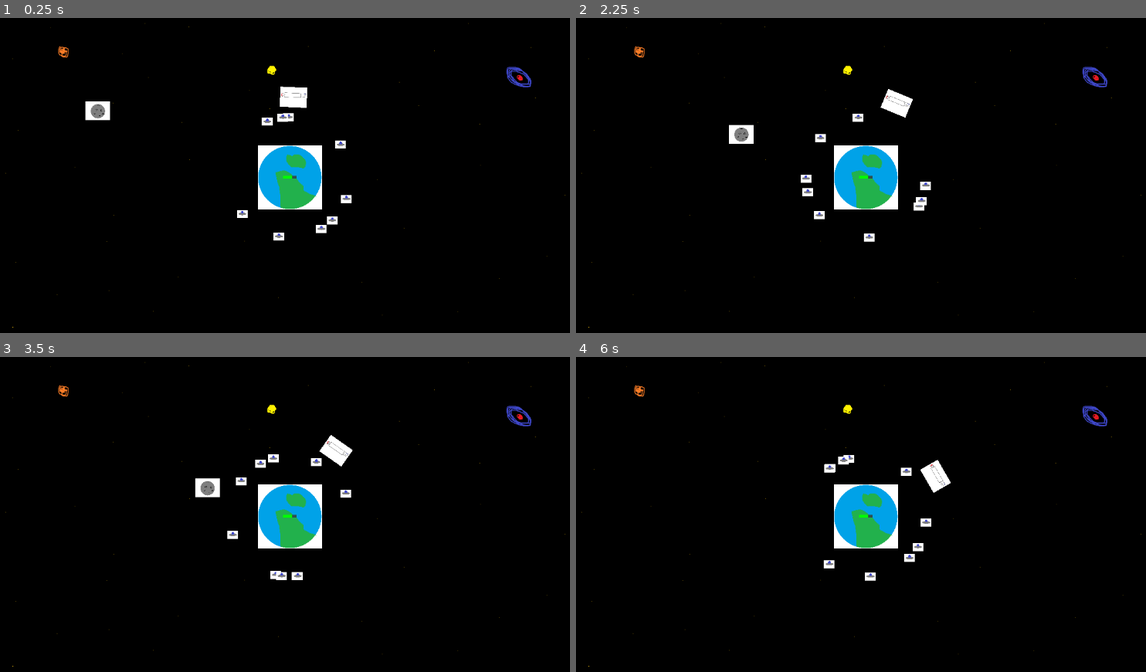
Above: before the commit, frames 1-4 (two rows, left to right).
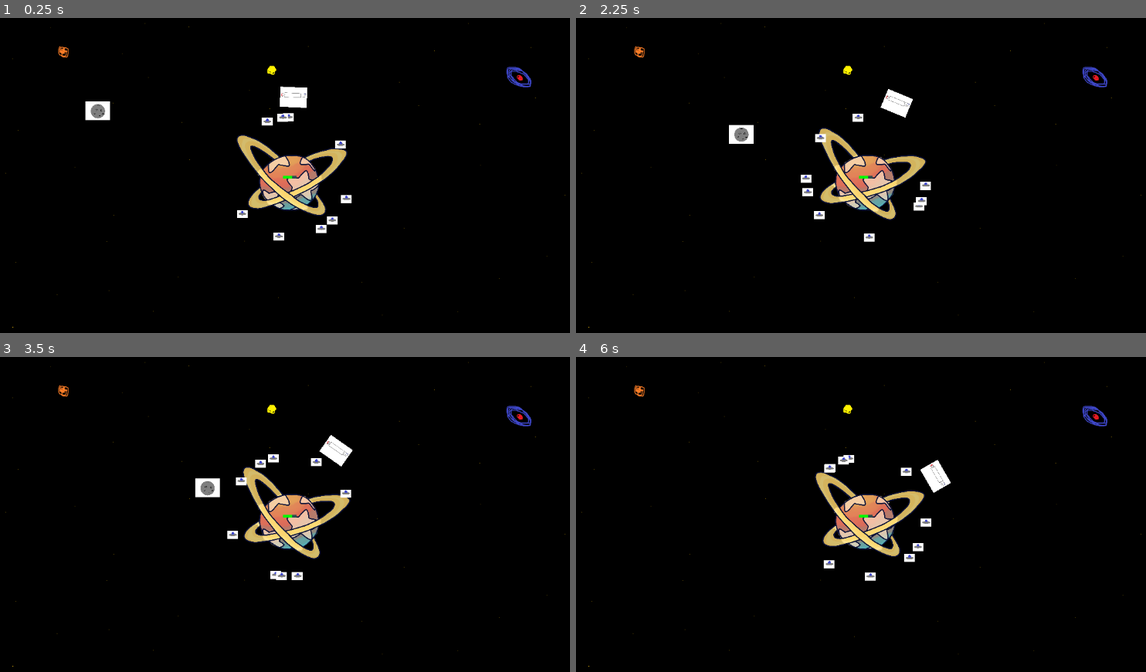
Above: after the commit, the same moments.

Repository: Swimnato/BYU-Game-Jam-2024
Game: Godot game, scene res://scenes/Main Scene.tscn
Same seed, same stepped clock (60 frames per second), same inputs: the game is played once before the commit and once after it.
Inputs (mouse positions are in pixels of both pictures, inside the frame that each line leads up to):
- Up to frame 1 (0.25 s): no input
- Up to frame 2 (2.25 s): move the mouse to (1003, 159) at 0.52 s; click (1003, 159) at 0.67 s; move the mouse to (741, 194) at 1.27 s; click (741, 194) at 1.42 s; move the mouse to (929, 99) at 2.02 s; click (929, 99) at 2.17 s
- Up to frame 3 (3.5 s): move the mouse to (256, 586) at 2.77 s; click (256, 586) at 2.92 s
- Up to frame 4 (6 s): move the mouse to (1049, 568) at 3.52 s; click (1049, 568) at 3.67 s; move the mouse to (678, 464) at 4.27 s; click (678, 464) at 4.42 s; move the mouse to (895, 517) at 5.02 s; click (895, 517) at 5.17 s; move the mouse to (775, 429) at 5.77 s; click (775, 429) at 5.92 s

The runs differ from the first frame. In frame 1, 3.0% of the frame differs, in the area x 41-61%, y 37-63%; in frame 2, 3.0%; in frame 3, 3.0%, in the area x 42-62%, y 34-65%; in frame 4, 3.0%.

Commit message:
added better animation to planet

Diff:
--- a/game-jam-2024/scenes/Main Scene.tscn
+++ b/game-jam-2024/scenes/Main Scene.tscn
@@ -1,16 +1,20 @@
-[gd_scene load_steps=13 format=3 uid="uid://brny0obmr4vdt"]
+[gd_scene load_steps=17 format=3 uid="uid://ctlxb433keqlb"]
 
 [ext_resource type="Texture2D" uid="uid://dqqpesl4dblg6" path="res://art/temp/Space Background Dev Art.png" id="1_1jorf"]
 [ext_resource type="Script" path="res://scripts/main_scene.gd" id="2_36ttu"]
-[ext_resource type="Texture2D" uid="uid://iqno4701px8i" path="res://art/temp/Planet Dev Art.png" id="3_ggrqu"]
+[ext_resource type="Texture2D" uid="uid://cjg02v7vh47o0" path="res://art/planet_healthy_1.png" id="4_4ob7i"]
 [ext_resource type="Script" path="res://scripts/planet_dev_art.gd" id="4_50ck8"]
+[ext_resource type="Script" path="res://scripts/planetAnim.gd" id="5_bjb7b"]
 [ext_resource type="Texture2D" uid="uid://krt7327yq0br" path="res://art/temp/Main Ship Dev Art.png" id="5_i8m0v"]
 [ext_resource type="Script" path="res://scripts/main_ship_dev_art.gd" id="6_bitnt"]
+[ext_resource type="Texture2D" uid="uid://b0g3mdejj4gjk" path="res://art/planet_healthy_2.png" id="6_cvnss"]
+[ext_resource type="Texture2D" uid="uid://ci38m0jw5og8g" path="res://art/planet_healthy_3.png" id="7_6hacx"]
+[ext_resource type="Texture2D" uid="uid://q2mc8rcesttk" path="res://art/planet_healthy_flash.png" id="8_8s2x0"]
 [ext_resource type="Texture2D" uid="uid://b6uc0fa4ryuis" path="res://art/temp/Asteroid Dev Art.png" id="8_gwdi6"]
 [ext_resource type="Script" path="res://scripts/Asteroid_Main.gd" id="9_bklsd"]
 [ext_resource type="Script" path="res://scripts/selection.gd" id="10_yx8jt"]
 [ext_resource type="Script" path="res://scripts/scr_drone_controller.gd" id="11_dnc7g"]
-[ext_resource type="PackedScene" uid="uid://o5hy3ktnw1c1" path="res://scenes/Status_Bars.tscn" id="11_o44ox"]
+[ext_resource type="PackedScene" path="res://scenes/Status_Bars.tscn" id="11_o44ox"]
 
 [sub_resource type="CircleShape2D" id="CircleShape2D_lqryg"]
 
@@ -19,16 +23,24 @@
 texture = ExtResource("1_1jorf")
 script = ExtResource("2_36ttu")
 
-[node name="PlanetDevArt" type="Sprite2D" parent="."]
+[node name="Planet" type="Sprite2D" parent="."]
 rotation = -0.00349066
 scale = Vector2(0.4, 0.4)
-texture = ExtResource("3_ggrqu")
 script = ExtResource("4_50ck8")
 
-[node name="CollisionShape2D" type="CollisionShape2D" parent="PlanetDevArt"]
-rotation = -6.28319
-scale = Vector2(30, 30)
+[node name="Area2D" type="Area2D" parent="Planet"]
+
+[node name="CollisionShape2D" type="CollisionShape2D" parent="Planet/Area2D"]
+position = Vector2(0, 50)
+scale = Vector2(25, 25)
 shape = SubResource("CircleShape2D_lqryg")
+
+[node name="PlanetSprite" type="Sprite2D" parent="Planet"]
+texture = ExtResource("4_4ob7i")
+script = ExtResource("5_bjb7b")
+spriteList = Array[Texture2D]([ExtResource("4_4ob7i"), ExtResource("6_cvnss"), ExtResource("7_6hacx"), ExtResource("6_cvnss")])
+flash = ExtResource("8_8s2x0")
+timeBetweenFrames = 0.25
 
 [node name="MainShipDevArt" type="Sprite2D" parent="."]
 position = Vector2(-170.307, -185.894)
--- /dev/null
+++ b/game-jam-2024/scripts/planetAnim.gd
@@ -0,0 +1,34 @@
+extends Sprite2D
+
+@export var spriteList: Array[Texture2D];
+var i = 0;
+@export var flash: Texture2D;
+@export var timeBetweenFrames = 0.5;
+@export var chance = 0.25;
+
+var rng = RandomNumberGenerator.new()
+# @onready var planetSprite = $Planet/PlanetSprite;
+
+# Called when the node enters the scene tree for the first time.
+func _ready() -> void:
+	texture = spriteList[i];
+
+
+# Called every frame. 'delta' is the elapsed time since the previous frame.
+var timeSinceLastFrame = 0.0;
+func _process(deltaTime: float) -> void:
+	timeSinceLastFrame += deltaTime;
+	if(timeSinceLastFrame >= timeBetweenFrames):
+		if (i == spriteList.size()):
+			var my_random_number = rng.randf_range(0.0,1.0)
+			if(my_random_number <= chance):
+				texture = flash;
+			i=0;
+		elif (i >= spriteList.size()):
+			i = 0;
+		else:
+			texture = spriteList[i];
+			i += 1;
+
+
+		timeSinceLastFrame = 0.0;
Binary file changed: game-jam-2024/art/planet_healthy_2.png
Binary file changed: game-jam-2024/art/planet_healthy_3.png
Binary file added: game-jam-2024/art/planet_healthy_flash.png
Not shown, added: game-jam-2024/art/planet_healthy_flash.png.import
